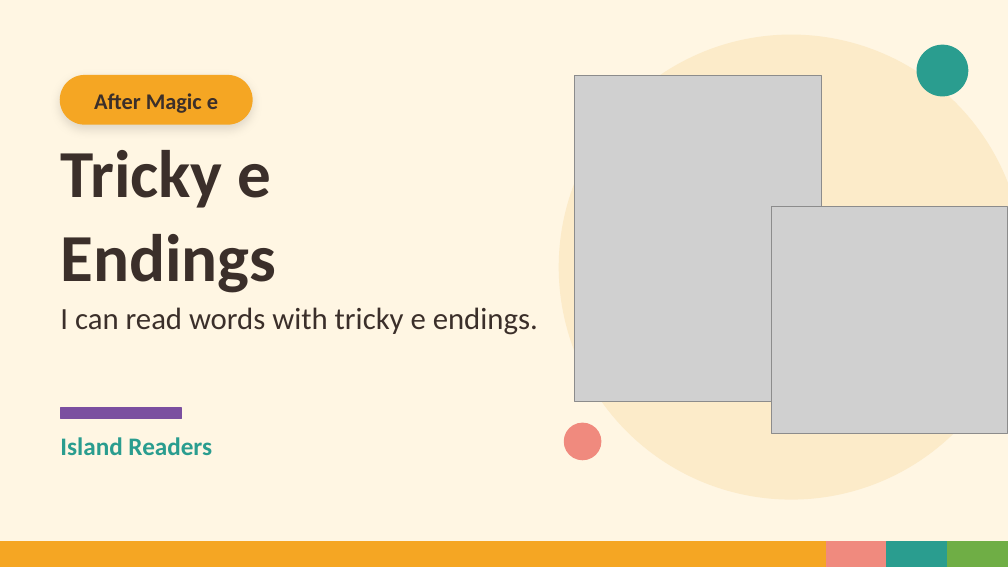
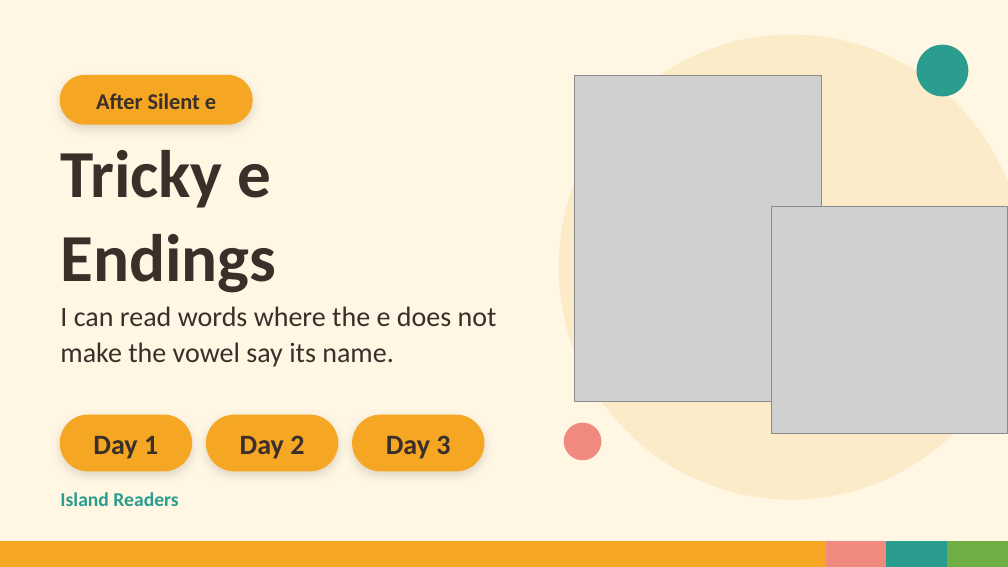
Before and after one commit to Silkwormx/island-readers, a slide deck: slide 1 of materials/unit5/Island_Readers_Tricky_e_Endings.pptx. Drawn at 1008x567 pixels with LibreOffice and Linux fonts; fonts in the diff are those of the drawing; grey boxes stand for pictures. Boxes give left, top, right and bottom in pixels: in the first picture for what was removed or moved away, otherwise in the second. Text is boxed around its words. In the diff, an @@ line names an element or a change of style, - is before the commit and + after.

```diff
--- a/materials/unit5/Island_Readers_Tricky_e_Endings.pptx
+++ b/materials/unit5/Island_Readers_Tricky_e_Endings.pptx
@@ text at <box>96,93,216,109</box>: text changed @@
-After Magic e
+After Silent e
@@ text at <box>60,306,497,367</box>: text changed; size 22 to 20 pt @@
-I can read words with tricky e endings.
+I can read words where the e does not make the vowel say its name.
@@ rectangle removed at <box>60,408,181,418</box> @@
@@ rounded rectangle added at <box>60,415,192,471</box>, fill #F5A623, outline #F5A623 1 pt, 20 pt, text #3B2F2A, bold @@
+Day 1
@@ rounded rectangle added at <box>207,415,338,471</box>, fill #F5A623, outline #F5A623 1 pt, 20 pt, text #3B2F2A, bold @@
+Day 2
@@ rounded rectangle added at <box>353,415,484,471</box>, fill #F5A623, outline #F5A623 1 pt, 20 pt, text #3B2F2A, bold @@
+Day 3
@@ text "Island Readers": place and size @@
-text "Island Readers" at <box>60,437,212,455</box>
+text "Island Readers" at <box>60,492,178,506</box>
@@ text "Island Readers" at <box>60,492,178,506</box>: size 18 to 14 pt @@
```
Also in this commit, not shown: 15 other slides changed, 13 slides added, 2 slides removed, 41 other files.
